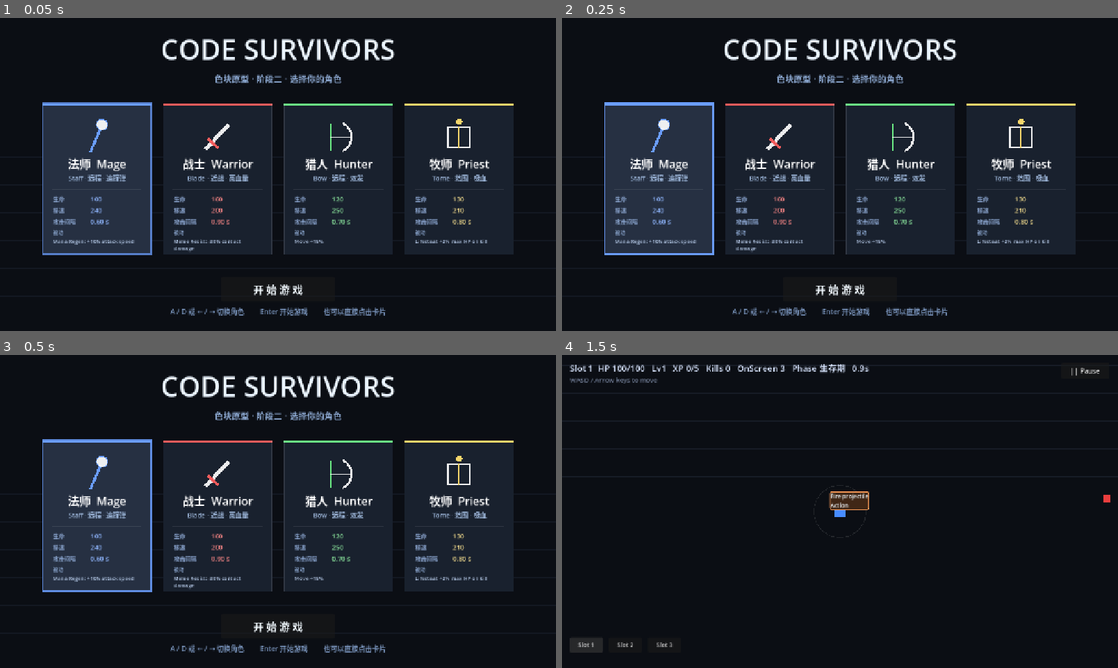
Above: before the commit, frames 1-4 (two rows, left to right).
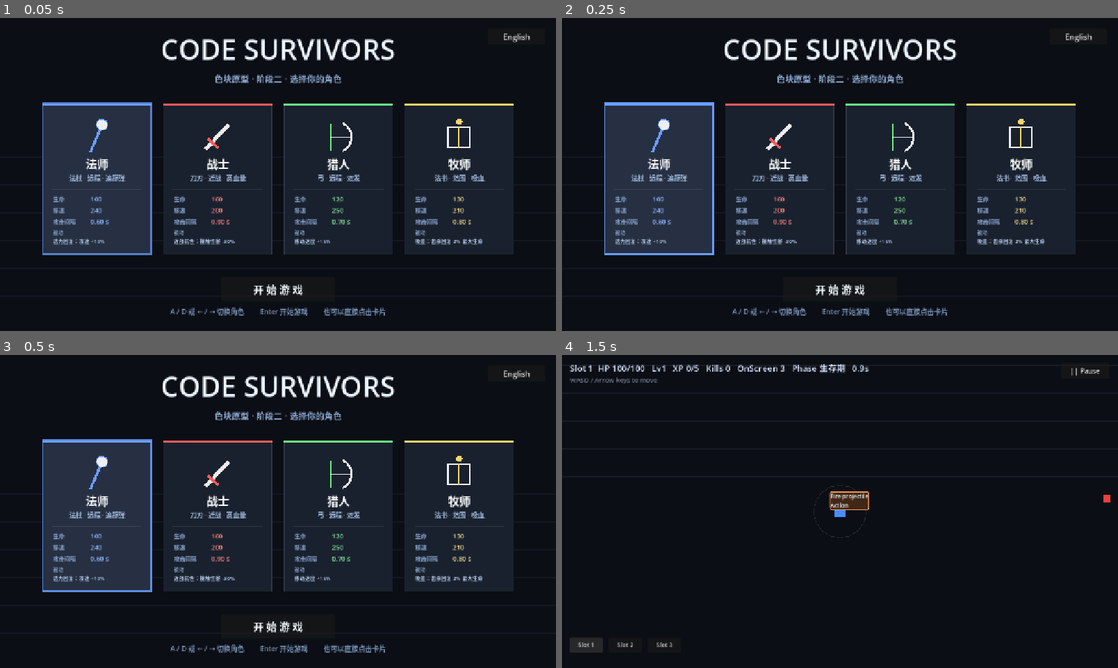
Above: after the commit, the same moments.

Repository: El-even1/code-survivors
Game: Godot game, scene res://scenes/start.tscn
The game is run twice, just before and just after one commit, with the same random seed, the same clock (stepped at 60 frames per second) and the same inputs.
Inputs:
- Up to frame 1 (0.05 s): no input
- Up to frame 2 (0.25 s): no input
- Up to frame 3 (0.5 s): no input
- Up to frame 4 (1.5 s): click "开 始 游 戏" at 0.5 s; click "Slot 1" at 1.25 s

The runs differ from the first frame. In frame 1, 2.2% of the frame differs, in the area x 9-96%, y 4-75%; in frame 2, 2.2%; in frame 3, 2.2%; in frame 4, nothing differs.

Commit message:
feat: 开始页多语言（中/英）— 右上角按钮与 L 键切换，角色文案/被动/提示全部本地化

Diff:
--- a/scripts/core/game_state.gd
+++ b/scripts/core/game_state.gd
@@ -5,7 +5,9 @@
 ## 不用 autoload：headless --script 测试里 autoload 尚未注册，静态变量两种模式都能用
 
 static var selected_char := "mage"
+static var language := "zh"   # 界面语言：zh / en
 
 
 static func reset() -> void:
 	selected_char = "mage"
+	language = "zh"
--- /dev/null
+++ b/scripts/data/i18n.gd
@@ -0,0 +1,73 @@
+class_name I18n
+extends RefCounted
+
+## 轻量多语言表：目前覆盖开始页 / 选人界面（中 / 英）
+## 语言状态存在 GameStateData.language，按钮或 L 键切换
+
+const LANGS: Array[String] = ["zh", "en"]
+
+const UI := {
+	"zh": {
+		"subtitle": "色块原型 · 阶段二 · 选择你的角色",
+		"start": "开 始 游 戏",
+		"hint": "A / D 或 ← / → 切换角色　　 Enter 开始游戏　　 也可以直接点击卡片",
+		"stat_hp": "生命",
+		"stat_speed": "移速",
+		"stat_cd": "攻击间隔",
+		"passive": "被动",
+		"lang_switch": "English",
+	},
+	"en": {
+		"subtitle": "Color-block prototype · Stage II · Choose your character",
+		"start": "S T A R T",
+		"hint": "A / D or ← / → to switch　　Enter to start　　or click a card",
+		"stat_hp": "HP",
+		"stat_speed": "Speed",
+		"stat_cd": "Interval",
+		"passive": "Passive",
+		"lang_switch": "中文",
+	},
+}
+
+const CHARS := {
+	"zh": {
+		"mage":    {"name": "法师", "weapon": "法杖", "tag": "远程 · 追踪弹", "passive": "法力回复：攻速 +10%"},
+		"warrior": {"name": "战士", "weapon": "刀刃", "tag": "近战 · 高血量", "passive": "近战抗性：接触伤害 -30%"},
+		"hunter":  {"name": "猎人", "weapon": "弓",   "tag": "远程 · 双发",   "passive": "移动速度 +15%"},
+		"priest":  {"name": "牧师", "weapon": "法书", "tag": "范围 · 吸血",   "passive": "吸血：击杀回复 2% 最大生命"},
+	},
+	"en": {
+		"mage":    {"name": "Mage",    "weapon": "Staff", "tag": "Ranged · Homing",    "passive": "Mana Regen: +10% attack speed"},
+		"warrior": {"name": "Warrior", "weapon": "Blade", "tag": "Melee · Tanky",      "passive": "Melee Resist: -30% contact damage"},
+		"hunter":  {"name": "Hunter",  "weapon": "Bow",   "tag": "Ranged · Twin Shot", "passive": "Move +15%"},
+		"priest":  {"name": "Priest",  "weapon": "Tome",  "tag": "AoE · Lifesteal",    "passive": "Lifesteal: +2% max HP on kill"},
+	},
+}
+
+
+## 当前语言的 UI 文案
+static func ui(key: String) -> String:
+	var lang := _lang()
+	var table: Dictionary = UI.get(lang, UI["zh"])
+	return String(table.get(key, key))
+
+
+## 当前语言的角色文案：name / weapon / tag / passive
+static func char_info(cid: String, key: String) -> String:
+	var lang := _lang()
+	var table: Dictionary = CHARS.get(lang, CHARS["zh"])
+	var entry: Dictionary = table.get(cid, {})
+	return String(entry.get(key, ""))
+
+
+static func _lang() -> String:
+	var lang := GameStateData.language
+	if lang != "zh" and lang != "en":
+		return "zh"
+	return lang
+
+
+## 切换到另一种语言，返回切换后的语言
+static func toggle() -> String:
+	GameStateData.language = "en" if _lang() == "zh" else "zh"
+	return GameStateData.language
--- a/scripts/ui/start_view.gd
+++ b/scripts/ui/start_view.gd
@@ -1,9 +1,9 @@
 extends Node2D
 
 ## 开始页 + 多角色选人界面（色块风格，零美术资源）
-## 键盘：A/D 或 ←/→ 切换角色，Enter/Space 开始
-## 鼠标：点击卡片选择，点「开始游戏」进入
-## 选定角色写入 GameState.selected_char，由 proto_view 读取
+## 键盘：A/D 或 ←/→ 切换角色，Enter/Space 开始，L 切换语言
+## 鼠标：点击卡片选择，点「开始游戏」进入，右上角按钮切换中 / 英
+## 选定角色写入 GameStateData.selected_char，由 proto_view 读取；语言写入 GameStateData.language
 
 const CHAR_IDS: Array[String] = ["mage", "warrior", "hunter", "priest"]
 
@@ -14,20 +14,6 @@
 	"priest": Color(0.96, 0.84, 0.42),
 }
 
-const CHAR_CN := {
-	"mage": "法师",
-	"warrior": "战士",
-	"hunter": "猎人",
-	"priest": "牧师",
-}
-
-const CHAR_TAG := {
-	"mage": "远程 · 追踪弹",
-	"warrior": "近战 · 高血量",
-	"hunter": "远程 · 双发",
-	"priest": "范围 · 吸血",
-}
-
 const CARD_W := 250.0
 const CARD_H := 348.0
 const CARD_GAP := 28.0
@@ -38,6 +24,7 @@
 var _t := 0.0
 var _card_buttons: Array = []
 var _start_btn: Button
+var _lang_btn: Button
 
 
 func _ready() -> void:
@@ -77,8 +64,8 @@
 		add_child(b)
 		_card_buttons.append(b)
 
+	# 开始按钮
 	_start_btn = Button.new()
-	_start_btn.text = "开 始 游 戏"
 	_start_btn.focus_mode = Control.FOCUS_NONE
 	_start_btn.size = Vector2(260, 56)
 	_start_btn.position = Vector2((Tuning.VIEW_W - 260.0) * 0.5, 596.0)
@@ -89,6 +76,22 @@
 	_start_btn.pressed.connect(_start_game)
 	add_child(_start_btn)
 
+	# 语言切换按钮（右上角）
+	_lang_btn = Button.new()
+	_lang_btn.focus_mode = Control.FOCUS_NONE
+	_lang_btn.size = Vector2(130, 38)
+	_lang_btn.position = Vector2(Tuning.VIEW_W - 130.0 - 26.0, 24.0)
+	_lang_btn.add_theme_font_size_override("font_size", 18)
+	_lang_btn.pressed.connect(toggle_language)
+	add_child(_lang_btn)
+
+	_refresh_text()
+
+
+func _refresh_text() -> void:
+	_start_btn.text = I18n.ui("start")
+	_lang_btn.text = I18n.ui("lang_switch")
+
 
 func _on_hover(i: int) -> void:
 	hovered = i
@@ -119,6 +122,22 @@
 ## 当前选中的角色 id（供流程测试与开战使用）
 func get_selected_id() -> String:
 	return CHAR_IDS[selected]
+
+
+## 切换界面语言（中 / 英），刷新按钮文字并重绘
+func toggle_language() -> void:
+	I18n.toggle()
+	_refresh_text()
+	queue_redraw()
+
+
+## 直接设置语言（截图 / 测试用），非法值忽略
+func set_language(lang: String) -> void:
+	if lang != "zh" and lang != "en":
+		return
+	GameStateData.language = lang
+	_refresh_text()
+	queue_redraw()
 
 
 ## 把选择写进全局状态，返回写入的角色 id（不含场景切换，便于测试）
@@ -134,6 +153,8 @@
 				cycle_selection(-1)
 			KEY_D, KEY_RIGHT:
 				cycle_selection(1)
+			KEY_L:
+				toggle_language()
 			KEY_ENTER, KEY_KP_ENTER, KEY_SPACE:
 				_start_game()
 			_:
@@ -165,14 +186,14 @@
 
 	# 标题
 	_draw_center_text("CODE SURVIVORS", 96.0, 64, Color(0.92, 0.96, 1.0))
-	_draw_center_text("色块原型 · 阶段二 · 选择你的角色", 148.0, 20, Color(0.55, 0.66, 0.82))
+	_draw_center_text(I18n.ui("subtitle"), 148.0, 20, Color(0.55, 0.66, 0.82))
 
 	# 角色卡
 	for i in range(CHAR_IDS.size()):
 		_draw_card(i)
 
 	# 底部操作提示
-	_draw_center_text("A / D 或 ← / → 切换角色　　 Enter 开始游戏　　 也可以直接点击卡片", 682.0, 16, Color(0.45, 0.55, 0.70))
+	_draw_center_text(I18n.ui("hint"), 682.0, 16, Color(0.45, 0.55, 0.70))
 
 
 func _draw_center_text(text: String, y: float, fs: int, col: Color) -> void:
@@ -219,10 +240,10 @@
 	var icon_center := Vector2(rect.position.x + CARD_W * 0.5, rect.position.y + 78.0)
 	_draw_icon(cid, icon_center, 84.0, col)
 
-	# 名字 / 武器定位
-	_draw_card_center("%s  %s" % [CHAR_CN[cid], String(info["name"])],
+	# 名字 / 武器定位（本地化）
+	_draw_card_center(I18n.char_info(cid, "name"),
 		rect.position.x + CARD_W * 0.5, rect.position.y + 150.0, 26, Color(1, 1, 1))
-	_draw_card_center("%s · %s" % [String(info["weapon"]), CHAR_TAG[cid]],
+	_draw_card_center("%s · %s" % [I18n.char_info(cid, "weapon"), I18n.char_info(cid, "tag")],
 		rect.position.x + CARD_W * 0.5, rect.position.y + 178.0, 15, Color(0.62, 0.72, 0.86))
 
 	# 分隔线
@@ -230,18 +251,18 @@
 		Vector2(rect.position.x + CARD_W - 22.0, rect.position.y + 198.0),
 		Color(1, 1, 1, 0.10), 1.0)
 
-	# 数值
+	# 数值（标签本地化，数值来自 Tuning）
 	var x := rect.position.x + 24.0
 	var y := rect.position.y + 226.0
-	_draw_stat("生命", str(int(float(info["hp"]))), x, y, col)
-	_draw_stat("移速", str(int(float(info["speed"]))), x, y + 26.0, col)
-	_draw_stat("攻击间隔", "%.2f s" % float(info["attack_cooldown"]), x, y + 52.0, col)
+	_draw_stat(I18n.ui("stat_hp"), str(int(float(info["hp"]))), x, y, col)
+	_draw_stat(I18n.ui("stat_speed"), str(int(float(info["speed"]))), x, y + 26.0, col)
+	_draw_stat(I18n.ui("stat_cd"), "%.2f s" % float(info["attack_cooldown"]), x, y + 52.0, col)
 
 	# 被动
 	var font := ThemeDB.fallback_font
-	draw_string(font, Vector2(x, rect.position.y + 302.0), "被动",
+	draw_string(font, Vector2(x, rect.position.y + 302.0), I18n.ui("passive"),
 		HORIZONTAL_ALIGNMENT_LEFT, -1, 12, Color(0.50, 0.60, 0.75))
-	_draw_wrapped(String(info["passive"]), Vector2(x, rect.position.y + 322.0),
+	_draw_wrapped(I18n.char_info(cid, "passive"), Vector2(x, rect.position.y + 322.0),
 		CARD_W - 48.0, 12, Color(0.72, 0.80, 0.92))
 
 
@@ -254,19 +275,40 @@
 ## 按像素宽度折行（被动描述用）
 func _draw_wrapped(text: String, pos: Vector2, max_w: float, fs: int, col: Color) -> void:
 	var font := ThemeDB.fallback_font
+	# 中文没有空格，按字符折行；英文按词折行
+	var is_cjk := _has_cjk(text)
+	var tokens: Array = []
+	if is_cjk:
+		for i in range(text.length()):
+			tokens.append(text.substr(i, 1))
+	else:
+		tokens = Array(text.split(" "))
+
 	var line := ""
 	var y := pos.y
-	for word in text.split(" "):
-		var cand := word if line == "" else line + " " + word
+	for tok in tokens:
+		var cand: String
+		if is_cjk:
+			cand = line + String(tok)
+		else:
+			cand = String(tok) if line == "" else line + " " + String(tok)
 		var w: float = font.get_string_size(cand, HORIZONTAL_ALIGNMENT_LEFT, -1, fs).x
 		if w > max_w and line != "":
 			draw_string(font, Vector2(pos.x, y), line, HORIZONTAL_ALIGNMENT_LEFT, -1, fs, col)
 			y += float(fs) + 4.0
-			line = word
+			line = String(tok)
 		else:
 			line = cand
 	if line != "":
 		draw_string(font, Vector2(pos.x, y), line, HORIZONTAL_ALIGNMENT_LEFT, -1, fs, col)
+
+
+func _has_cjk(text: String) -> bool:
+	for i in range(text.length()):
+		var c := text.unicode_at(i)
+		if c >= 0x4E00 and c <= 0x9FFF:
+			return true
+	return false
 
 
 ## 每个角色一个纯色块武器图标，不用美术资源也能一眼区分
--- a/tests/screenshot_start.gd
+++ b/tests/screenshot_start.gd
@@ -1,9 +1,9 @@
 extends SceneTree
 
-## 开始页 / 选人界面截图
+## 开始页 / 选人界面截图（中英文各一张）
 ## 用法：godot --path . --script tests/screenshot_start.gd
 
-const OUT_PATH := "res://screenshots/start_select.png"
+const OUT_DIR := "res://screenshots"
 
 
 func _init() -> void:
@@ -11,7 +11,7 @@
 
 
 func _run() -> void:
-	DirAccess.make_dir_recursive_absolute(ProjectSettings.globalize_path("res://screenshots"))
+	DirAccess.make_dir_recursive_absolute(ProjectSettings.globalize_path(OUT_DIR))
 
 	var scene: PackedScene = load("res://scenes/start.tscn")
 	if scene == null:
@@ -20,17 +20,29 @@
 		return
 	var inst := scene.instantiate()
 	root.add_child(inst)
+	await process_frame
 
-	# 等几帧让布局与绘制稳定（选中态呼吸动画也走一两帧）
-	for i in range(20):
+	# 中文
+	inst.set_language("zh")
+	for i in range(10):
 		await process_frame
+	await _capture(OUT_DIR + "/start_select_zh.png")
 
+	# English
+	inst.set_language("en")
+	for i in range(10):
+		await process_frame
+	await _capture(OUT_DIR + "/start_select_en.png")
+
+	quit(0)
+
+
+func _capture(path: String) -> void:
 	await RenderingServer.frame_post_draw
 	var img := root.get_texture().get_image()
-	var err := img.save_png(ProjectSettings.globalize_path(OUT_PATH))
+	var err := img.save_png(ProjectSettings.globalize_path(path))
 	if err != OK:
-		push_error("截图保存失败: %d" % err)
+		push_error("截图保存失败: %s (%d)" % [path, err])
 		quit(1)
 		return
-	print("screenshot saved: ", OUT_PATH)
-	quit(0)
+	print("screenshot saved: ", path)
--- a/tests/test_start_flow.gd
+++ b/tests/test_start_flow.gd
@@ -45,6 +45,25 @@
 	start_view.cycle_selection(1)
 	check(start_view.commit_selection() == "warrior", "重新提交为战士")
 	check(GameStateData.selected_char == "warrior", "全局状态更新为战士")
+
+	# 3. 多语言切换（中 / 英）
+	start_view.set_language("zh")
+	check(GameStateData.language == "zh", "语言设置为中文")
+	check(I18n.ui("start") == "开 始 游 戏", "中文开始按钮文案")
+	check(I18n.ui("lang_switch") == "English", "中文界面显示 English 切换按钮")
+	check(I18n.char_info("mage", "name") == "法师", "中文角色名")
+	check(I18n.char_info("mage", "tag") == "远程 · 追踪弹", "中文角色定位")
+	start_view.toggle_language()
+	check(GameStateData.language == "en", "切换后语言为英文")
+	check(I18n.ui("start") == "S T A R T", "英文开始按钮文案")
+	check(I18n.ui("lang_switch") == "中文", "英文界面显示中文切换按钮")
+	check(I18n.char_info("mage", "name") == "Mage", "英文角色名")
+	check(I18n.char_info("warrior", "passive").begins_with("Melee Resist"), "英文被动文案")
+	start_view.toggle_language()
+	check(GameStateData.language == "zh", "再切换回中文")
+	start_view.set_language("xx")
+	check(GameStateData.language == "zh", "非法语言值被忽略")
+
 	start_view.queue_free()
 	await process_frame
 
Binary file removed: screenshots/start_select.png
Binary file added: screenshots/start_select_en.png
Binary file added: screenshots/start_select_zh.png
Not shown, added: scripts/data/i18n.gd.uid
